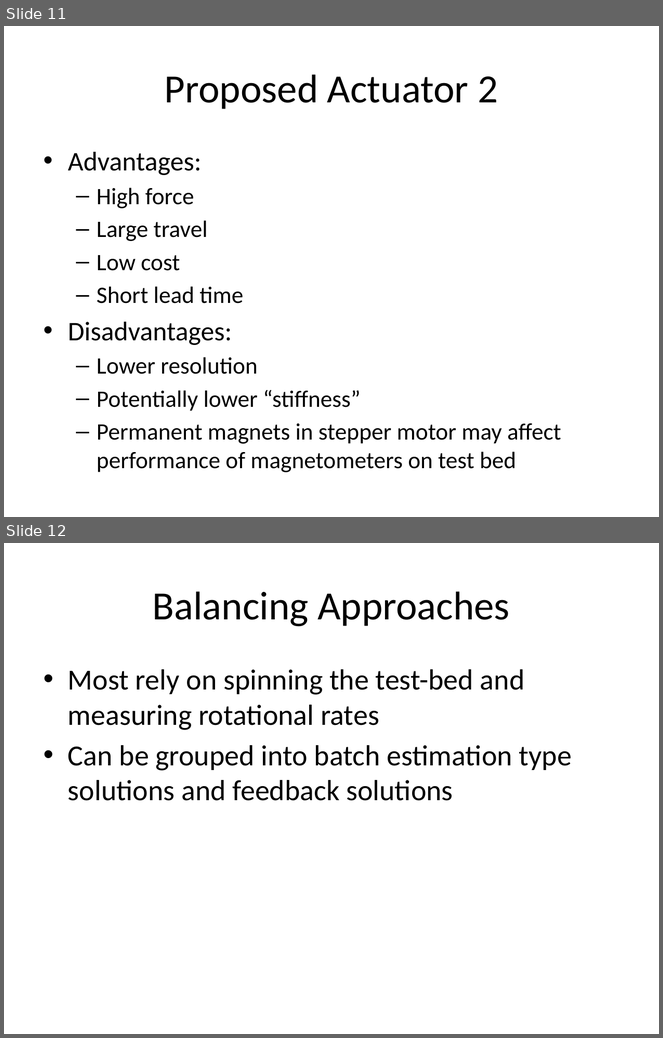
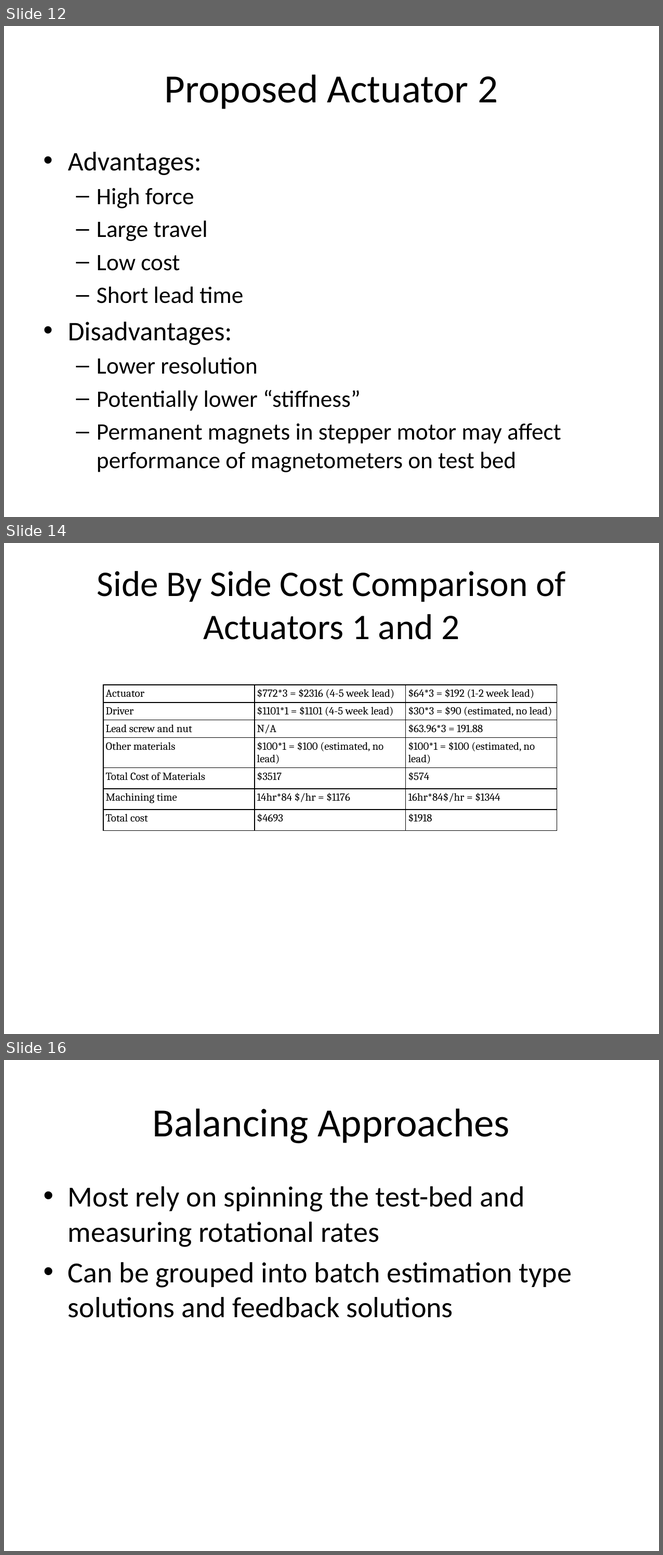
Before and after one commit to drivkin/Autobalance, a slide deck: presentations/balancer pres 2.pptx. Shown one above the other, each under a label of ours: slides 11 and 12 before the commit, slides 12, 14 and 16 after it; the slides between them are not shown. The pictures are 663x1038 and 663x1555 pixels, drawn with LibreOffice and Linux fonts; fonts in the diff are those of the drawing. Boxes give left, top, right and bottom in pixels: in the first picture for what was removed or moved away, otherwise in the second. Text is boxed around its words. In the diff, an @@ line names an element or a change of style, - is before the commit and + after.

Commit message:
comparison and presentation update
Updated comparison of lead screw and piezo approach, and updated the
presentation to include the lead screw approach

```diff
--- a/presentations/balancer pres 2.pptx
+++ b/presentations/balancer pres 2.pptx
@@ slide 14 added at box(4, 543, 659, 1034), background #FFFFFF @@
@@ title added at box(97, 571, 566, 640), 39.6 pt, text #000000 @@
+Side By Side Cost Comparison of Actuators 1 and 2
@@ table added at box(104, 685, 558, 860), 7 rows, 3 columns @@
+Actuator | $772*3 = $2316 (4-5 week lead) | $64*3 = $192 (1-2 week lead)
+Driver | $1101*1 = $1101 (4-5 week lead) | $30*3 = $90 (estimated, no lead)
+Lead screw and nut | N/A | $63.96*3 = 191.88
+Other materials | $100*1 = $100 (estimated, no lead) | $100*1 = $100 (estimated, no lead)
+Total Cost of Materials | $3517 | $574
+Machining time | 14hr*84 $/hr = $1176 | 16hr*84$/hr = $1344
+Total cost | $4693 | $1918
@@ what was slide 11 is now slide 12 @@
@@ what was slide 12 is now slide 16 @@
```
Also in this commit, not shown: 2 slides changed, 2 other slides added, 4 other files.
